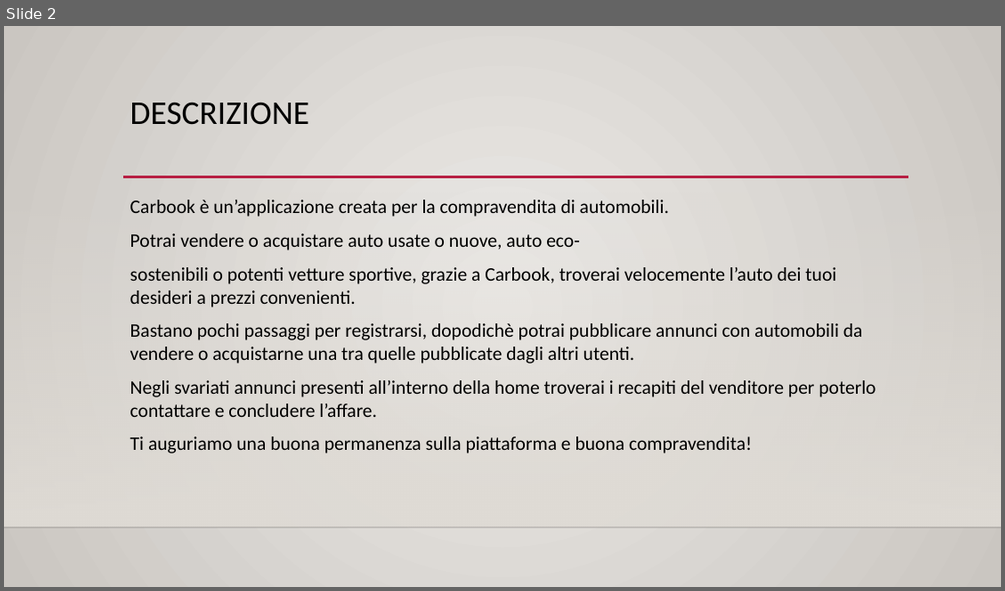
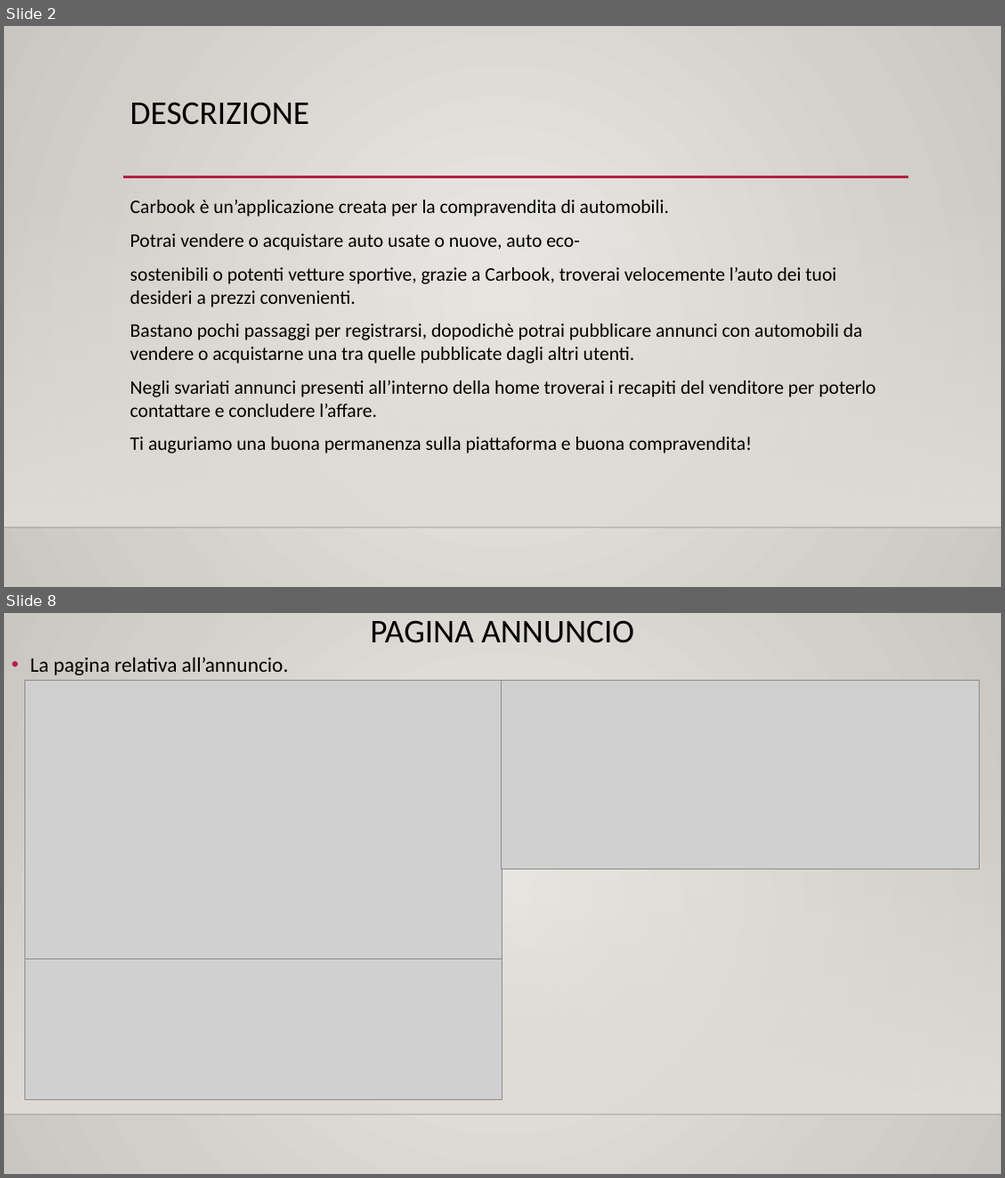
Before and after one commit to LucaNastasi/LibroAuto, a slide deck: presentazione.pptx. Shown one above the other, each under a label of ours: slide 2 before the commit, slides 2 and 8 after it; the slides between them are not shown. The pictures are 1005x591 and 1005x1178 pixels, drawn with LibreOffice and Linux fonts; fonts in the diff are those of the drawing; grey boxes stand for pictures; background and template pictures are left out. Boxes give left, top, right and bottom in pixels: in the first picture for what was removed or moved away, otherwise in the second. Text is boxed around its words. In the diff, an @@ line names an element or a change of style, - is before the commit and + after.

```diff
--- a/presentazione.pptx
+++ b/presentazione.pptx
@@ slide 8 added at [4,613,1001,1174], background gradient #ECEAE7 to #CAC7C1; not listed: 2 template elements that a slide beside it also shows @@
@@ title added at [370,620,634,643], 32 pt, text #000000 @@
+PAGINA ANNUNCIO
@@ text added at [30,657,289,675], 20 pt, text #000000 @@
+• La pagina relativa all’annuncio.
@@ picture added at [25,681,502,958] @@
@@ picture added at [502,681,979,868] @@
@@ picture added at [25,958,502,1099] @@
```
Also in this commit, not shown: 1 slide changed, 5 other slides added, 1 other file.
